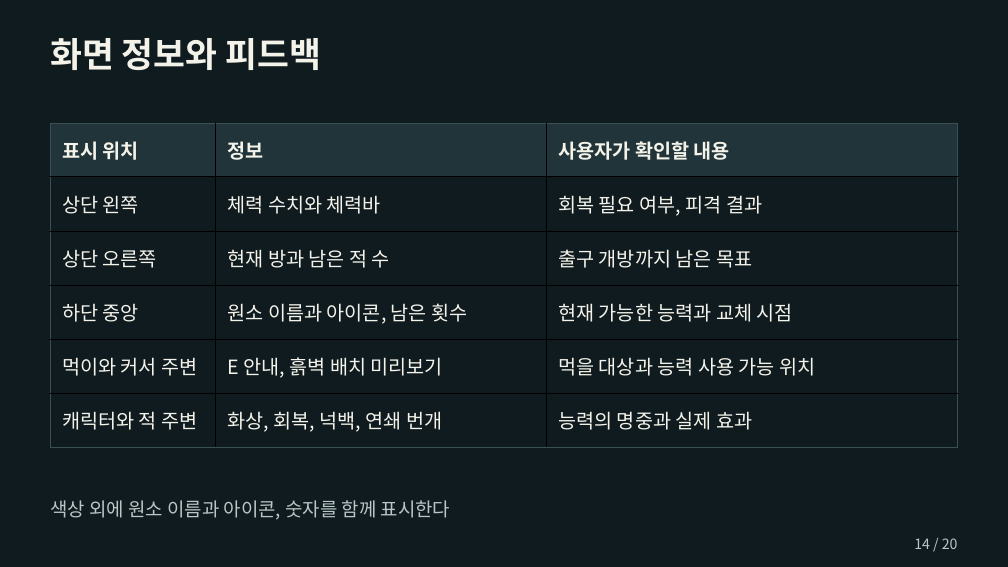
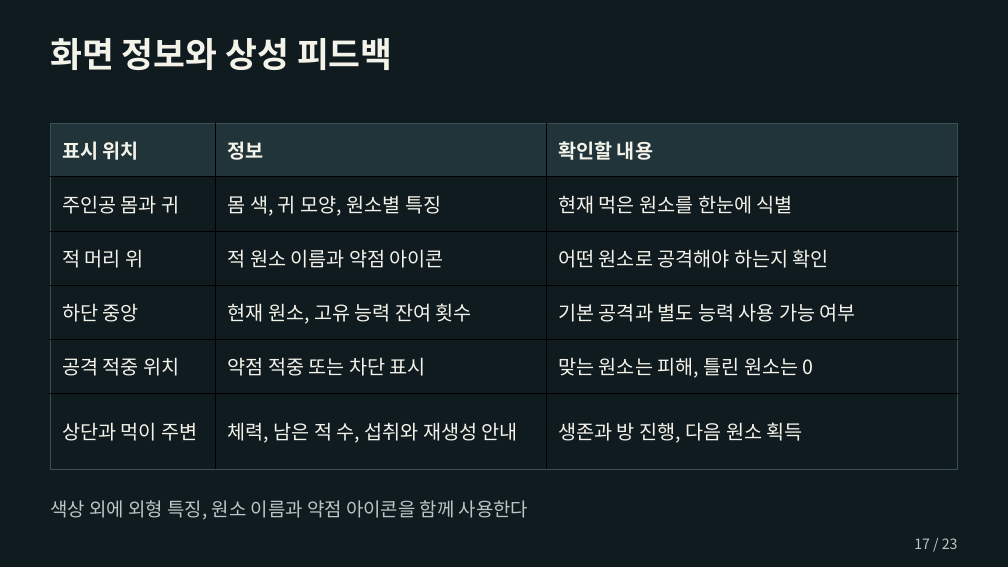
Before and after one commit to chanwhee0330/element-eater, a slide deck: slide 17 of outputs/엘리먼트_이터_기획서_허찬휘.pptx (slide 14 before the commit). Drawn at 1008x567 pixels with LibreOffice and Linux fonts; fonts in the diff are those of the drawing. Boxes give left, top, right and bottom in pixels: in the first picture for what was removed or moved away, otherwise in the second. Text is boxed around its words. In the diff, an @@ line names an element or a change of style, - is before the commit and + after.

```diff
--- a/outputs/엘리먼트_이터_기획서_허찬휘.pptx
+++ b/outputs/엘리먼트_이터_기획서_허찬휘.pptx
@@ text at (50, 38, 393, 70): text changed @@
-화면 정보와 피드백
+화면 정보와 상성 피드백
@@ table at (51, 123, 959, 447) @@
-row 1, column 3: 사용자가 확인할 내용
+row 1, column 3: 확인할 내용
-row 2: 상단 왼쪽 | 체력 수치와 체력바 | 회복 필요 여부, 피격 결과
+row 2: 주인공 몸과 귀 | 몸 색, 귀 모양, 원소별 특징 | 현재 먹은 원소를 한눈에 식별
-row 3: 상단 오른쪽 | 현재 방과 남은 적 수 | 출구 개방까지 남은 목표
+row 3: 적 머리 위 | 적 원소 이름과 약점 아이콘 | 어떤 원소로 공격해야 하는지 확인
-row 4, column 2: 원소 이름과 아이콘, 남은 횟수
+row 4, column 2: 현재 원소, 고유 능력 잔여 횟수
-row 4, column 3: 현재 가능한 능력과 교체 시점
+row 4, column 3: 기본 공격과 별도 능력 사용 가능 여부
-row 5: 먹이와 커서 주변 | E 안내, 흙벽 배치 미리보기 | 먹을 대상과 능력 사용 가능 위치
+row 5: 공격 적중 위치 | 약점 적중 또는 차단 표시 | 맞는 원소는 피해, 틀린 원소는 0
-row 6: 캐릭터와 적 주변 | 화상, 회복, 넉백, 연쇄 번개 | 능력의 명중과 실제 효과
+row 6: 상단과 먹이 주변 | 체력, 남은 적 수, 섭취와 재생성 안내 | 생존과 방 진행, 다음 원소 획득
@@ text at (50, 500, 529, 520): text changed @@
-색상 외에 원소 이름과 아이콘, 숫자를 함께 표시한다
+색상 외에 외형 특징, 원소 이름과 약점 아이콘을 함께 사용한다
@@ text at (914, 538, 958, 549): text changed @@
-14 / 20
+17 / 23
```
Also in this commit, not shown: 19 other slides changed, 3 slides added, 10 other files.
